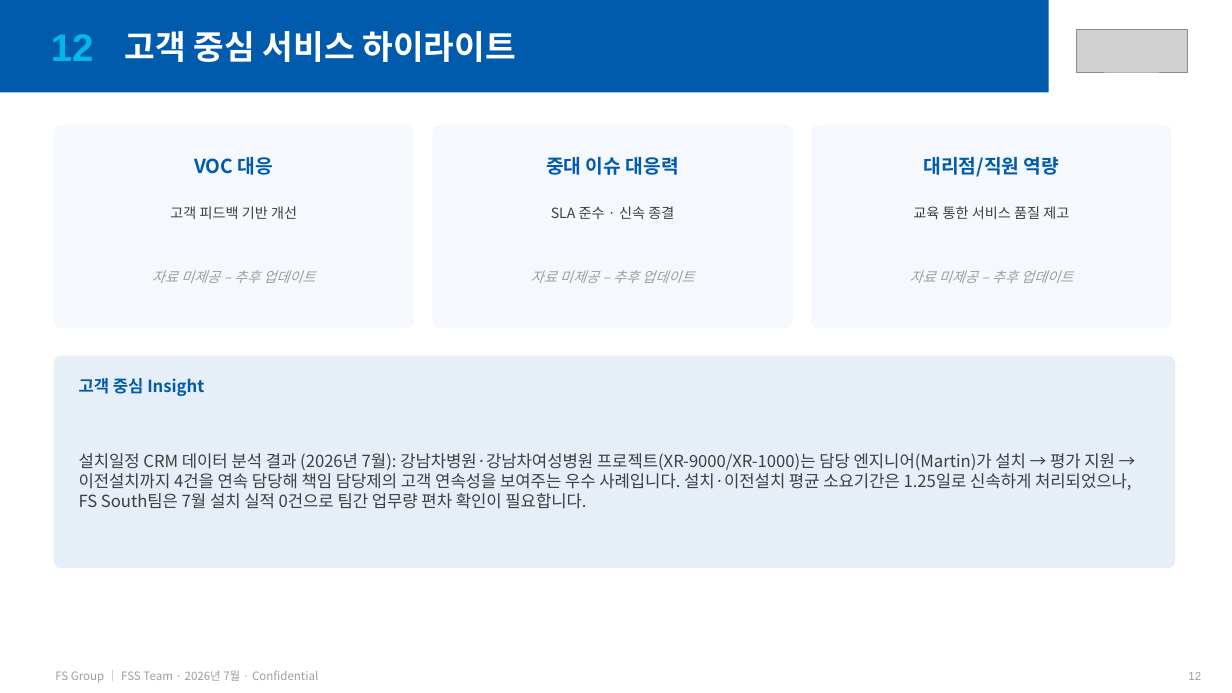
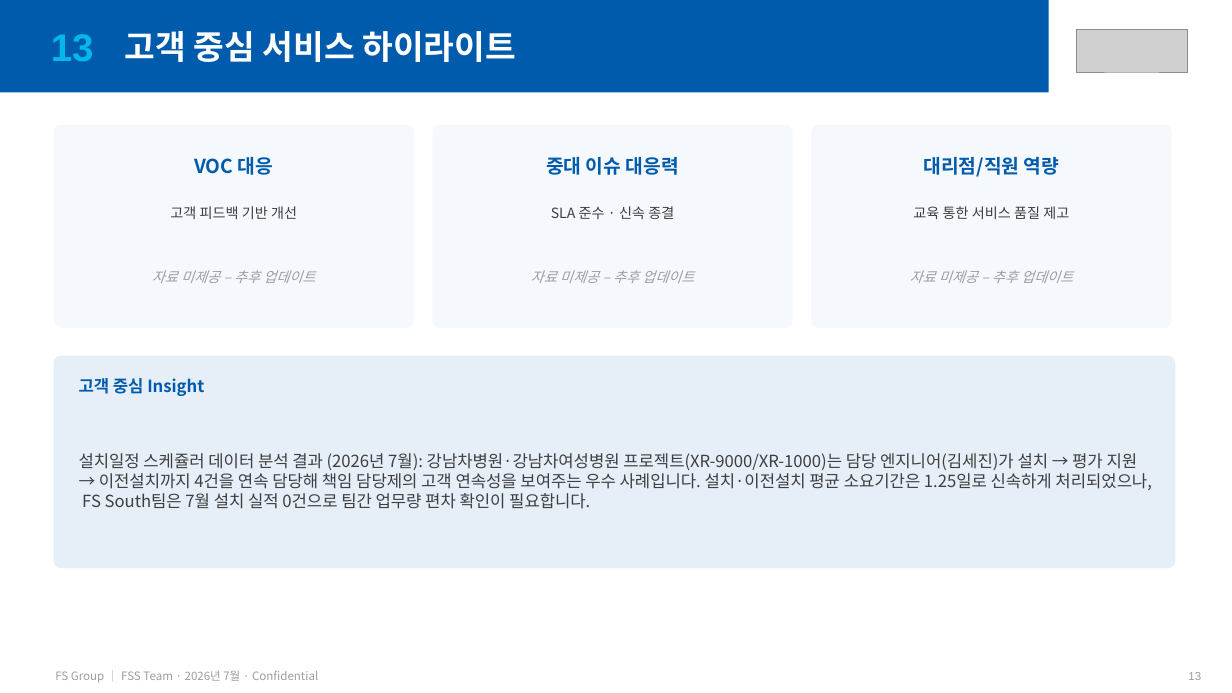
Before and after one commit to balhm12/Sysmex-schedule, a slide deck: slide 13 of reports/FSG_월간서비스보고_202607/FSG_월간서비스보고_202607.pptx (slide 12 before the commit). Drawn at 1232x693 pixels with LibreOffice and Linux fonts; fonts in the diff are those of the drawing; grey boxes stand for pictures. Boxes give left, top, right and bottom in pixels: in the first picture for what was removed or moved away, otherwise in the second. Text is boxed around its words. In the diff, an @@ line names an element or a change of style, - is before the commit and + after.

```diff
--- a/reports/FSG_월간서비스보고_202607/FSG_월간서비스보고_202607.pptx
+++ b/reports/FSG_월간서비스보고_202607/FSG_월간서비스보고_202607.pptx
@@ text at box(51, 34, 94, 61): text changed @@
-12
+13
@@ text at box(79, 453, 1151, 509): text changed @@
-설치일정 CRM 데이터 분석 결과 (2026년 7월): 강남차병원·강남차여성병원 프로젝트(XR-9000/XR-1000)는 담당 엔지니어(Martin)가 설치 → 평가 지원 → 이전설치까지 4건을 연속 담당해 책임 담당제의 고객 연속성을 보여주는 우수 사례입니다. 설치·이전설치 평균 소요기간은 1.25일로 신속하게 처리되었으나, FS South팀은 7월 설치 실적 0건으로 팀간 업무량 편차 확인이 필요합니다.
+설치일정 스케쥴러 데이터 분석 결과 (2026년 7월): 강남차병원·강남차여성병원 프로젝트(XR-9000/XR-1000)는 담당 엔지니어(김세진)가 설치 → 평가 지원 → 이전설치까지 4건을 연속 담당해 책임 담당제의 고객 연속성을 보여주는 우수 사례입니다. 설치·이전설치 평균 소요기간은 1.25일로 신속하게 처리되었으나, FS South팀은 7월 설치 실적 0건으로 팀간 업무량 편차 확인이 필요합니다.
```
Also in this commit, not shown: 8 other slides changed, 1 slide added, 1 other file.
